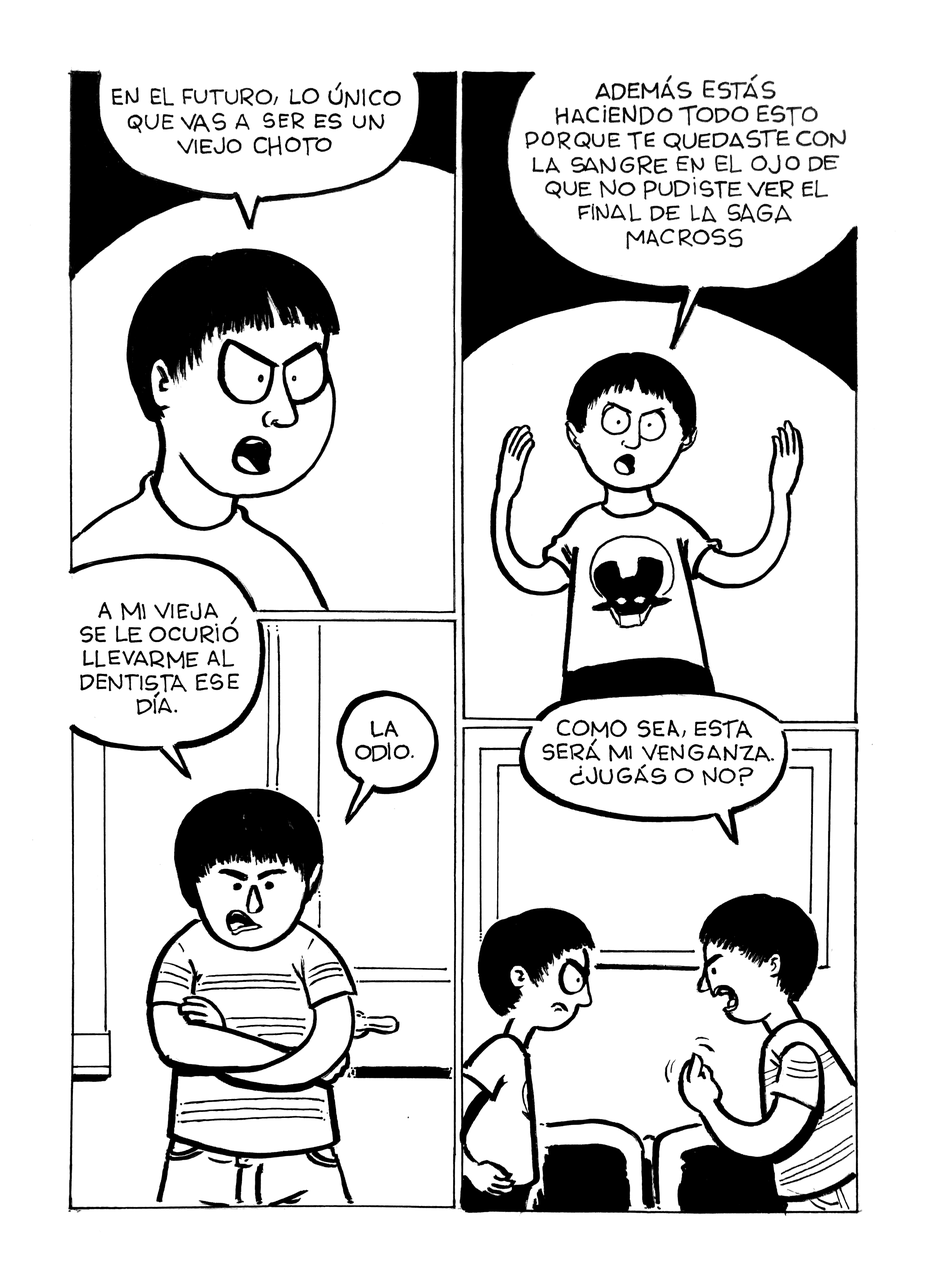
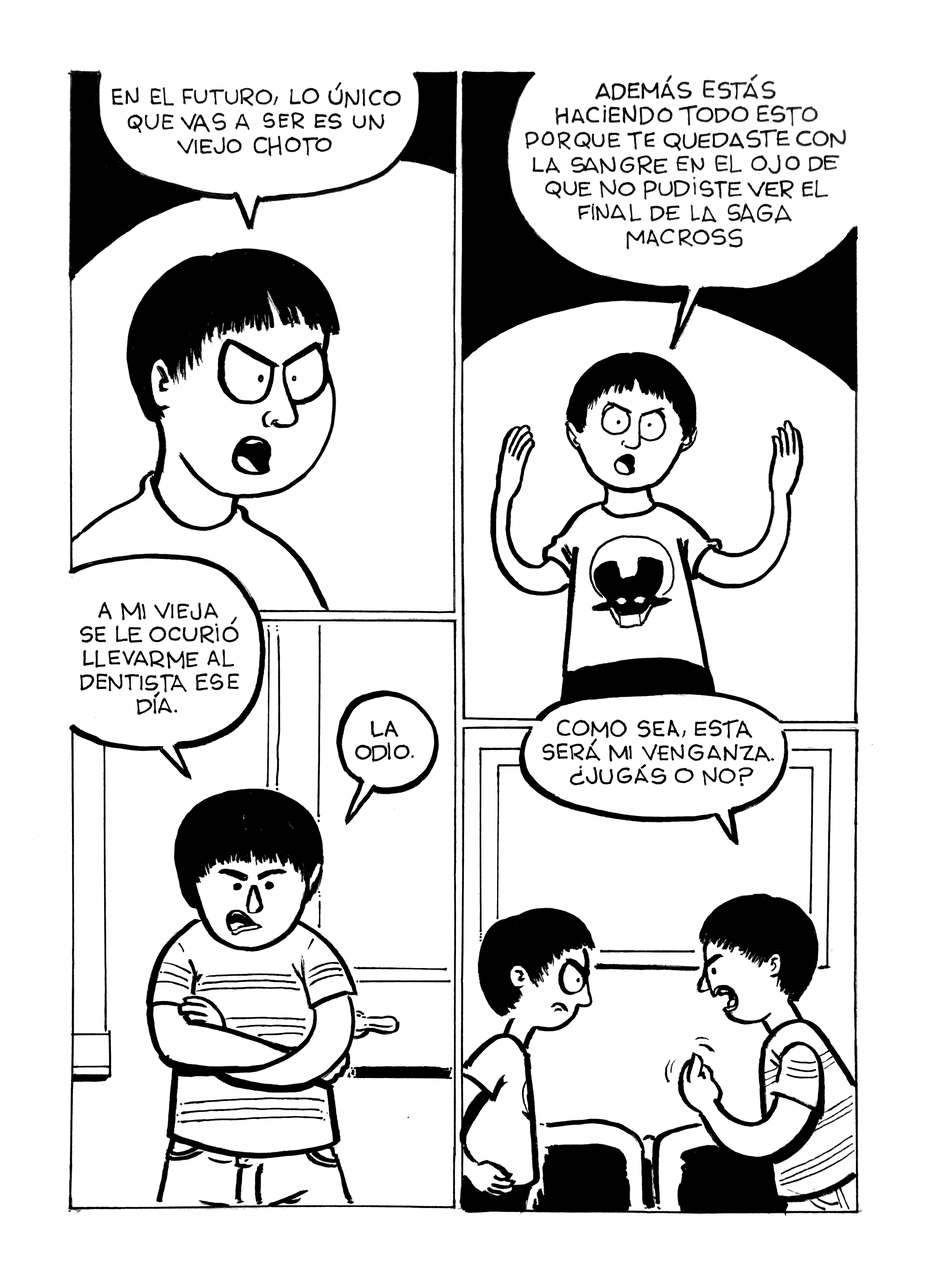
Comparing the layer stacks of the two (928, 1284) images. Changes:
painted on "Capa 2" over [247, 598, 263, 629]
